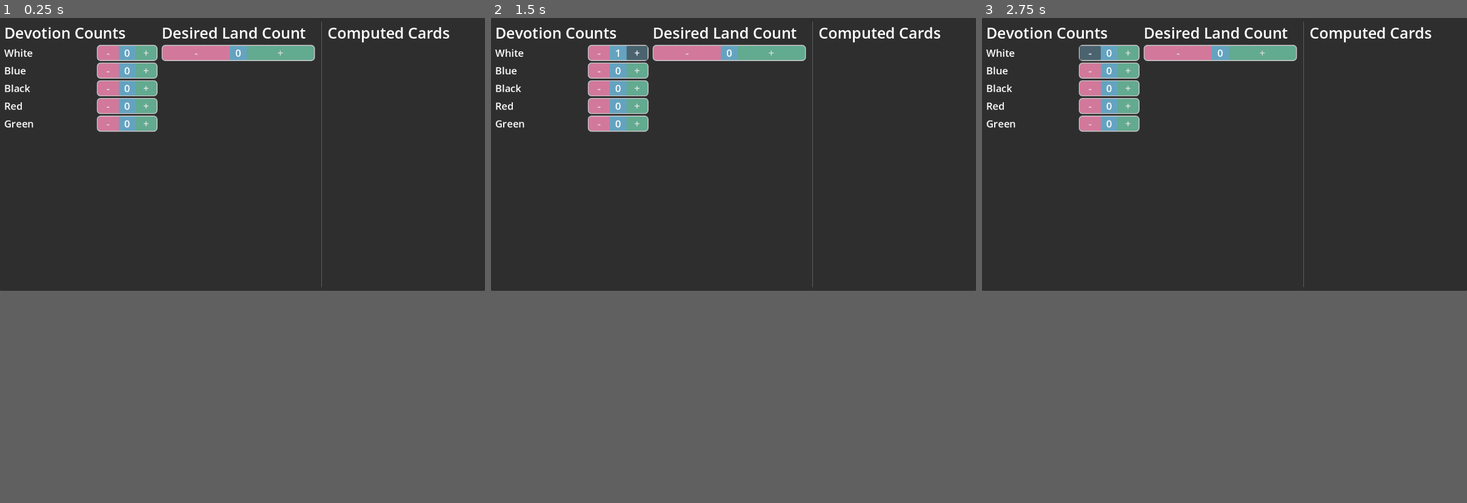
Above: before the commit, frames 1-3 (left to right).
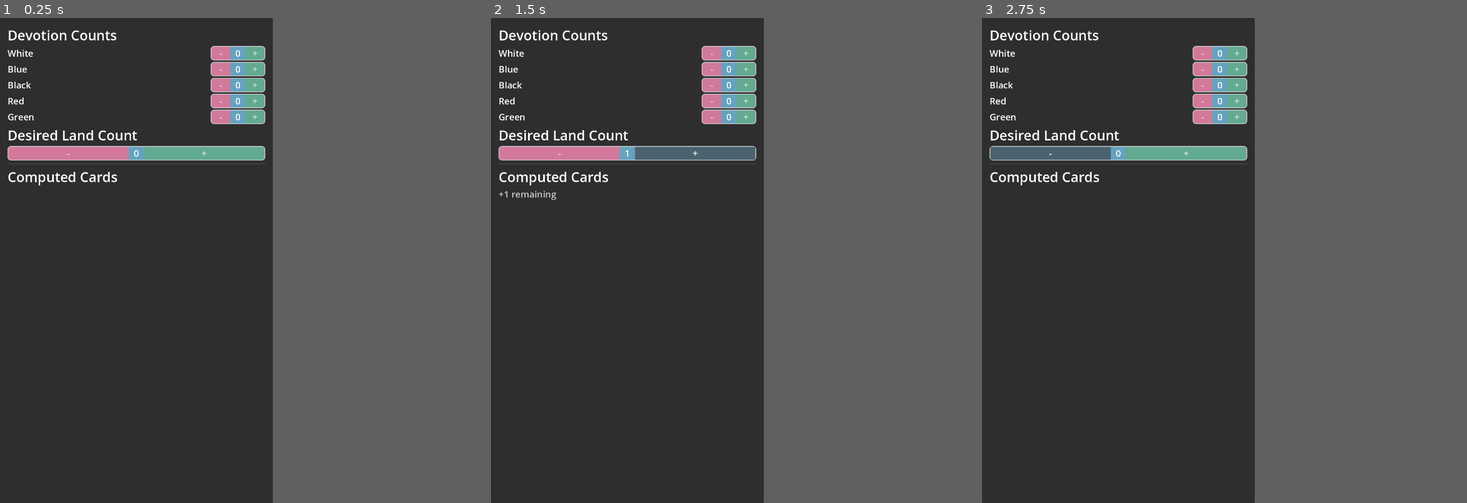
Above: after the commit, the same moments.

Repository: phrasmotica/mtg-helper
Game: Godot game, scene res://scenes/land_calculator.tscn
Same seed, same stepped clock (60 frames per second), same inputs: the game is played once before the commit and once after it.
Inputs:
- Up to frame 1 (0.25 s): no input
- Up to frame 2 (1.5 s): click "-" at 0.5 s; click "+" at 1.25 s
- Up to frame 3 (2.75 s): click "-" at 2 s
The window is 800x450 before the commit and 450x800 after it. Grey fills any space a smaller window leaves; there, only what the larger window draws over its background counts as a difference.

The runs differ from the first frame. In frame 1, 7.5% of the frame differs, in the area x 0-93%, y 0-56%; in frame 2, 7.6%; in frame 3, 7.5%.

Commit message:
Convert to portrait orientation and adjust layout

Diff:
--- a/project.godot
+++ b/project.godot
@@ -17,9 +17,11 @@
 
 [display]
 
+window/size/viewport_width=720
+window/size/viewport_height=1280
 window/stretch/mode="viewport"
+window/handheld/orientation=1
 
 [rendering]
 
-renderer/rendering_method="gl_compatibility"
-renderer/rendering_method.mobile="gl_compatibility"
+renderer/rendering_method="mobile"
--- a/scenes/land_calculator.tscn
+++ b/scenes/land_calculator.tscn
@@ -6,11 +6,9 @@
 
 [node name="LandCalculator" type="Control"]
 layout_mode = 3
-anchors_preset = 15
-anchor_right = 1.0
-anchor_bottom = 1.0
-grow_horizontal = 2
-grow_vertical = 2
+anchors_preset = 0
+offset_right = 720.0
+offset_bottom = 1280.0
 
 [node name="PanelContainer" type="PanelContainer" parent="."]
 layout_mode = 1
@@ -22,31 +20,30 @@
 
 [node name="MarginContainer" type="MarginContainer" parent="PanelContainer"]
 layout_mode = 2
-theme_override_constants/margin_left = 10
-theme_override_constants/margin_top = 10
-theme_override_constants/margin_right = 10
-theme_override_constants/margin_bottom = 10
+theme_override_constants/margin_left = 20
+theme_override_constants/margin_top = 20
+theme_override_constants/margin_right = 20
+theme_override_constants/margin_bottom = 20
 
-[node name="HBoxContainer" type="HBoxContainer" parent="PanelContainer/MarginContainer"]
+[node name="VBoxContainer" type="VBoxContainer" parent="PanelContainer/MarginContainer"]
+layout_mode = 2
+
+[node name="DevotionCounts" parent="PanelContainer/MarginContainer/VBoxContainer" instance=ExtResource("1_i0408")]
+layout_mode = 2
+size_flags_horizontal = 3
+
+[node name="LandCount" parent="PanelContainer/MarginContainer/VBoxContainer" instance=ExtResource("2_4i25s")]
+layout_mode = 2
+size_flags_horizontal = 3
+
+[node name="HSeparator" type="HSeparator" parent="PanelContainer/MarginContainer/VBoxContainer"]
 layout_mode = 2
 theme_override_constants/separation = 10
 
-[node name="DevotionCounts" parent="PanelContainer/MarginContainer/HBoxContainer" instance=ExtResource("1_i0408")]
-layout_mode = 2
-size_flags_horizontal = 3
-
-[node name="LandCount" parent="PanelContainer/MarginContainer/HBoxContainer" instance=ExtResource("2_4i25s")]
-layout_mode = 2
-size_flags_horizontal = 3
-
-[node name="VSeparator" type="VSeparator" parent="PanelContainer/MarginContainer/HBoxContainer"]
-layout_mode = 2
-theme_override_constants/separation = 10
-
-[node name="ComputedCards" parent="PanelContainer/MarginContainer/HBoxContainer" instance=ExtResource("3_wrttc")]
+[node name="ComputedCards" parent="PanelContainer/MarginContainer/VBoxContainer" instance=ExtResource("3_wrttc")]
 layout_mode = 2
 size_flags_horizontal = 3
 hide_if_none = true
 
-[connection signal="devotion_changed" from="PanelContainer/MarginContainer/HBoxContainer/DevotionCounts" to="PanelContainer/MarginContainer/HBoxContainer/ComputedCards" method="_on_devotion_counts_devotion_changed"]
-[connection signal="count_changed" from="PanelContainer/MarginContainer/HBoxContainer/LandCount" to="PanelContainer/MarginContainer/HBoxContainer/ComputedCards" method="_on_land_count_count_changed"]
+[connection signal="devotion_changed" from="PanelContainer/MarginContainer/VBoxContainer/DevotionCounts" to="PanelContainer/MarginContainer/VBoxContainer/ComputedCards" method="_on_devotion_counts_devotion_changed"]
+[connection signal="count_changed" from="PanelContainer/MarginContainer/VBoxContainer/LandCount" to="PanelContainer/MarginContainer/VBoxContainer/ComputedCards" method="_on_land_count_count_changed"]
